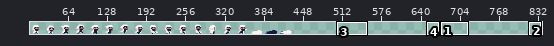
Sprite sheet -- Assets/Sprites/Characters/forsen2.png. Above: a wide view before the commit, with the close-up outlined.
Close-up. First the earlier version:
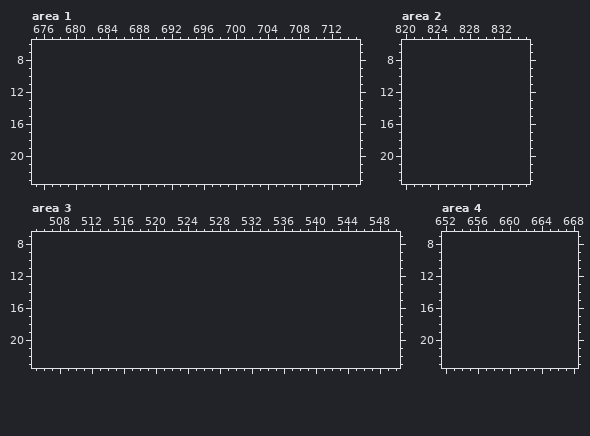
The file is 432x24 pixels. Shown: area 1: x 675..715, y 6..23; area 2: x 820..835, y 6..23; area 3: x 505..550, y 7..23; area 4: x 652..668, y 7..23. The old version is drawn lined up with the new one, on the new canvas. The wide view leaves out empty margins. The commit also changed other parts of the picture, which this record leaves out.
And afterwards:
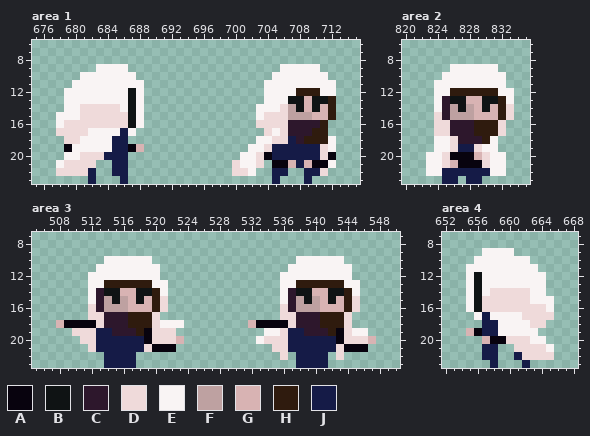
Palette (. is transparent): A #08030e  B #0f1314  C #2d172c  D #efdada  E #f9f4f4  F #bea1a1  G #d8b3b3  H #2f1b0e  J #151b47
From old to new:
canvas 432x24 -> 840x24
Area 1:
y 9: x 683..686 .... -> EEEE; x 706..710 ..... -> EEEEE
y 10: x 681..687 ....... -> EEEEEEE; x 705..711 ....... -> EEEEEEE
y 11: x 680..688 ......... -> EEEEEEEEE; x 704..712 ......... -> EEEEEEEEE
y 12: x 679..688 .......... -> EEEEEEEEBE; x 704..712 ......... -> EEEEHHHEE
y 13: x 679..688 .......... -> EEEEEEEEBE; x 704..712 ......... -> EEEBBGBBH
y 14: x 679..688 .......... -> EEDDDDDEBE; x 703..712 .......... -> EEEDFBGBGH
y 15: x 678..688 ........... -> EEEDDDDDDBE; x 703..712 .......... -> EDDDFFFGGH
y 16: x 678..688 ........... -> EDDDDDDDDBE; x 703..711 ......... -> DDDDCCCCH
y 17: x 678..687 .......... -> DDDDEEEEJE; x 704..711 ........ -> DEDCCCHH
y 18: x 679..686 ........ -> DDEEEEJJ; x 703..712 .......... -> EEDDJCHHHE
y 19: x 679..688 .......... -> AEEEEEJJAG; x 702..712 ........... -> EEDJJJJJJDE
y 20: x 679..686 ........ -> EEDDDJJJ; x 701..712 ............ -> EEDAJJJJJJDA
y 21: x 678..682 ..... -> EDDDD; x 685..686 .. -> JJ; x 700..703 .... -> DEED; x 705..712 ........ -> AAGJGAAE
y 22: x 678..682 ..... -> DDDDJ; x 685..686 .. -> JJ; x 700..702 ... -> DDE; x 705..706 .. -> JJ; x 709..711 ... -> JJD
y 23: x 682 . -> J; x 686 . -> J; x 705 . -> J; x 709 . -> J
Area 2:
y 9: x 826..831 ...... -> EEEEEE
y 10: x 825..832 ........ -> EEEEEEEE
y 11: x 824..832 ......... -> EEEEEEEEE
y 12: x 824..833 .......... -> EEHHHHHHEE
y 13: x 824..833 .......... -> ECBBGGBBHE
y 14: x 824..833 .......... -> ECFBFGBGHD
y 15: x 824..833 .......... -> DCFFFGGGHD
y 16..17: x 824..832 ......... -> DDCCCHHHD
y 18: x 824..831 ........ -> EEDCCCHE
y 19: x 824..831 ........ -> EEDJJDEE
y 20: x 823..832 .......... -> EEDAAAGDEE
y 21: x 823..832 .......... -> EEDGAAADEE
y 22: x 823..832 .......... -> EEJJJJJJEE
y 23: x 825..826 .. -> JJ; x 828..829 .. -> JJ
Area 3:
y 10: x 514..519 ...... -> EEEEEE; x 538..543 ...... -> EEEEEE
y 11: x 513..520 ........ -> EEEEEEEE; x 537..544 ........ -> EEEEEEEE
y 12: x 512..520 ......... -> EEEEEEEEE; x 536..544 ......... -> EEEEEEEEE
y 13: x 512..521 .......... -> EEHHHHHHEE; x 536..545 .......... -> EEHHHHHHEE
y 14: x 512..521 .......... -> ECBBGGBBHE; x 536..545 .......... -> ECBBGGBBHE
y 15: x 512..521 .......... -> ECFBFGBGHD; x 536..545 .......... -> ECFBFGBGHD
y 16: x 512..521 .......... -> DCFFFGGGHD; x 536..545 .......... -> DCFFFGGGHD
y 17: x 512..520 ......... -> DDCCCHHHD; x 536..544 ......... -> DDCCCHHHD
y 18: x 508..523 ................ -> GAAAADCCCHHHDEEE; x 532..544 ............. -> GAAAADCCCHHHD
y 19: x 510..522 ............. -> DDDJJCCCHADDD; x 534..546 ............. -> EEDJJCCCHADEE
y 20: x 511..523 ............. -> DDJJJJJJADDDG; x 533..547 ............... -> EDDDJJJJJJADDDG
y 21: x 512..522 ........... -> DJJJJJJDAAA; x 535..546 ............ -> DDJJJJJJDAAA
y 22: x 514..517 .... -> JJJJ; x 536 . -> D; x 538..541 .... -> JJJJ; x 543 . -> D
y 23: x 514..517 .... -> JJJJ; x 538..541 .... -> JJJJ
Area 4:
y 9: x 657..660 .... -> EEEE
y 10: x 656..662 ....... -> EEEEEEE
y 11: x 655..663 ......... -> EEEEEEEEE
y 12..13: x 655..664 .......... -> EBEEEEEEEE
y 14: x 655..664 .......... -> EBEDDDDDEE
y 15: x 655..665 ........... -> EBDDDDDDEEE
y 16: x 655..665 ........... -> EBDDDDDDDDE
y 17: x 656..665 .......... -> EJEEEEDDDD
y 18: x 657..664 ........ -> JJEEEEDD
y 19: x 655..663 ......... -> GAJJEEEEE
y 20: x 657..664 ........ -> GAADDDEE
y 21: x 657..658 .. -> JJ; x 661..665 ..... -> DDDDE
y 22: x 657..658 .. -> JJ; x 661..665 ..... -> JDDDD
y 23: x 658 . -> J; x 662 . -> J
Changed places in both close-ups, as pixel boxes (x1, y1, x2, y2):
added: (56, 64, 144, 184)
added: (232, 64, 336, 184)
added: (426, 64, 514, 184)
added: (56, 256, 184, 368)
added: (248, 256, 376, 368)
added: (466, 248, 554, 368)
